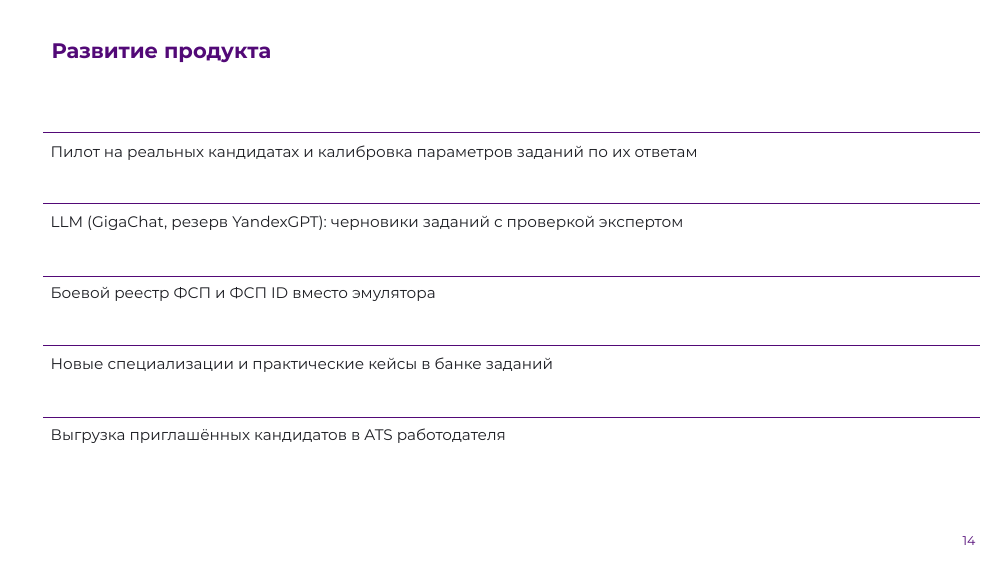
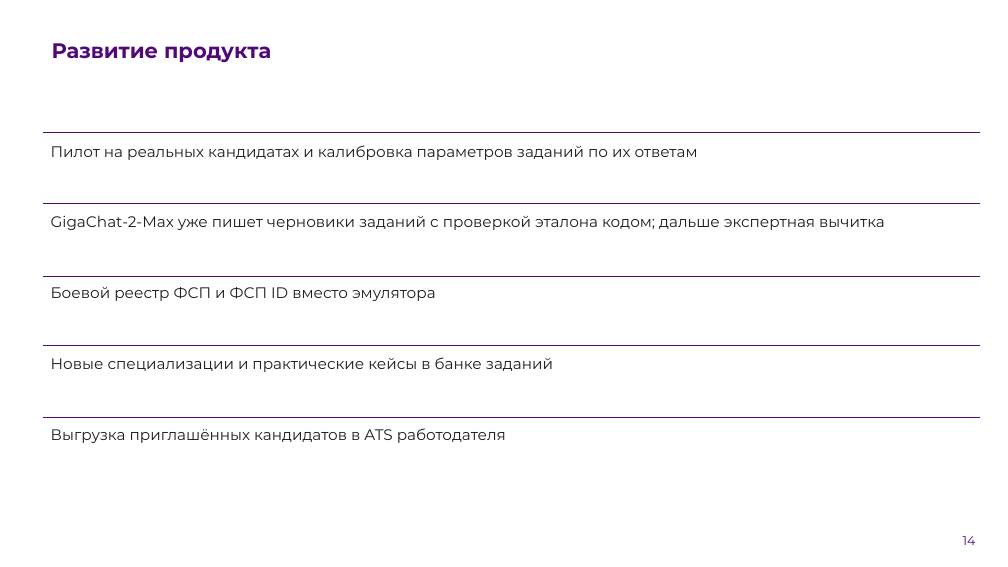
Before and after one commit to Egor2809/fsp-scout, a slide deck: slide 14 of docs/scout-presentation.pptx. Drawn at 1008x567 pixels with LibreOffice and Linux fonts; fonts in the diff are those of the drawing; background and template pictures are left out. Boxes give left, top, right and bottom in pixels: in the first picture for what was removed or moved away, otherwise in the second. Text is boxed around its words. In the diff, an @@ line names an element or a change of style, - is before the commit and + after.

Commit message:
LLM: черновики заданий через GigaChat-2-Max с проверкой эталона кодом, слепым решением и рецензентом; документация и презентация

```diff
--- a/docs/scout-presentation.pptx
+++ b/docs/scout-presentation.pptx
@@ text at [51, 215, 885, 230]: text changed @@
-LLM (GigaChat, резерв YandexGPT): черновики заданий с проверкой экспертом
+GigaChat-2-Max уже пишет черновики заданий с проверкой эталона кодом; дальше экспертная вычитка
```
Also in this commit, not shown: 8 other files.
